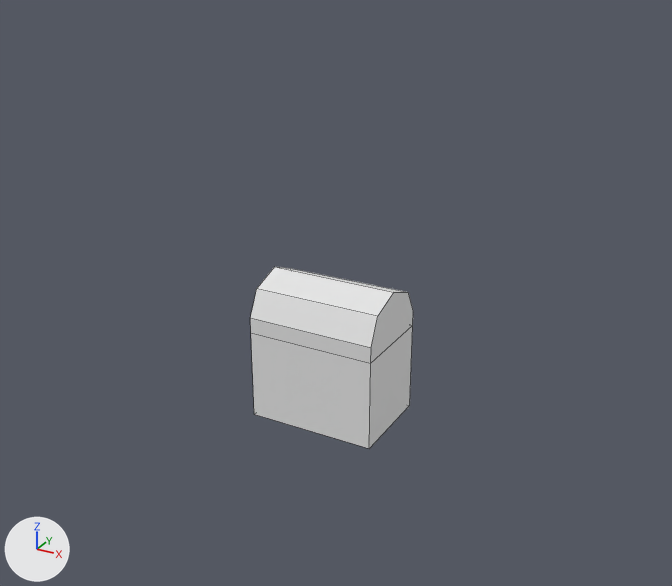
A saved change to the Blender file client/assets/blend_models/box.blend.
Rendered twice from a camera (50 mm lens) standing at (2.74, -4.94, 3.39) and looking at (0.04, -0.03, 0.93). The lights are fixed; the arrows at lower left show +X, +Y and +Z. Mesh edges are drawn as thin lines.
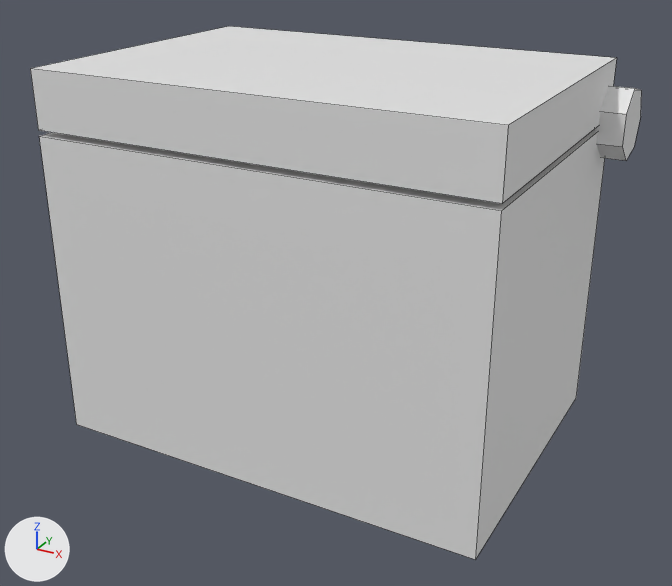
Where the change shows, as pixel boxes [x1, y1, x2, y2] in the pictures (672 x 586 px):
'Cube', reshaped, moved (274% wider, 192% taller): before [250, 267, 413, 449]; after [30, 26, 642, 560]
part 1 of me_cube, added: after [39, 130, 605, 560]
part 2 of me_cube, added: after [30, 26, 617, 204]
part 3 of me_cube, added: after [594, 86, 642, 161]
part 4 of me_cube, deleted: before [250, 267, 413, 363]
part 5 of me_cube, deleted: before [251, 325, 413, 449]

What the commit changed:
me_cube has 22 vertices, 15 faces and spans x -0.447..0.447, y -0.317..0.31, z -1.029..-0.037.
me_cube is used by ob_cube; location (0.0, 0.0, 1.05).
me_cube part 1: a new loose piece, a box spanning x -1.444..1.444, y -1.0..1.0, z 0.011..2.011.
me_cube part 2: a new loose piece, a box spanning x -1.444..1.444, y -1.0..1.0, z 2.046..2.409.
me_cube part 3: a new loose piece, a 7-sided cylinder along x spanning x 1.422..1.602, y 0.722..1.16, z 1.81..2.258.
me_cube part 4: the loose piece of 14 vertices spanning x -0.447..0.447, y -0.317..0.31, z -0.402..-0.037 is deleted.
me_cube part 5: the loose piece of 8 vertices spanning x -0.447..0.447, y -0.317..0.31, z -1.029..-0.403 is deleted.
Object 'Cube' (ob_cube) moves from (0.0, 0.0, 1.05) to (0.0, 0.0, 0.0).
